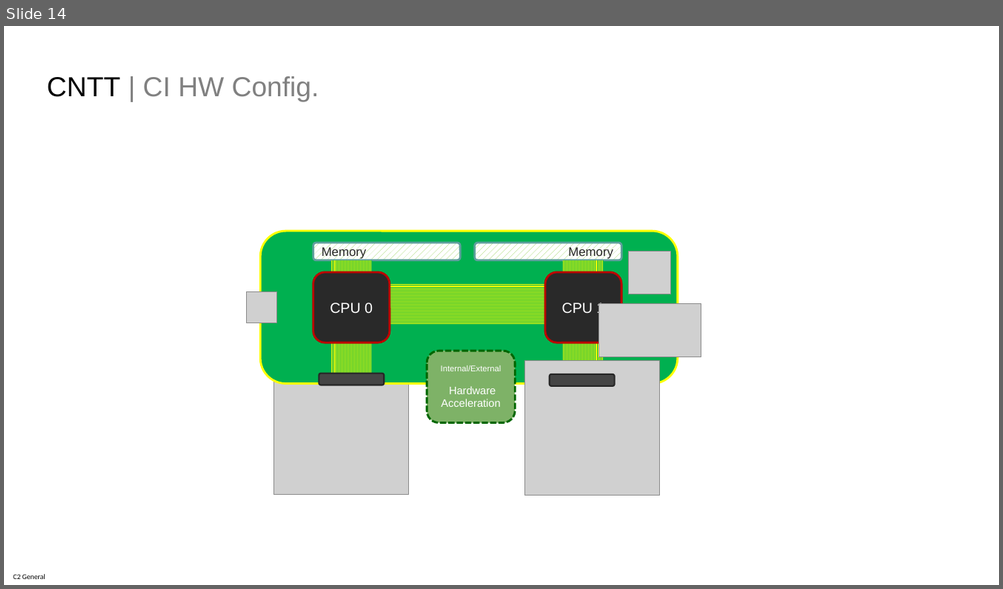
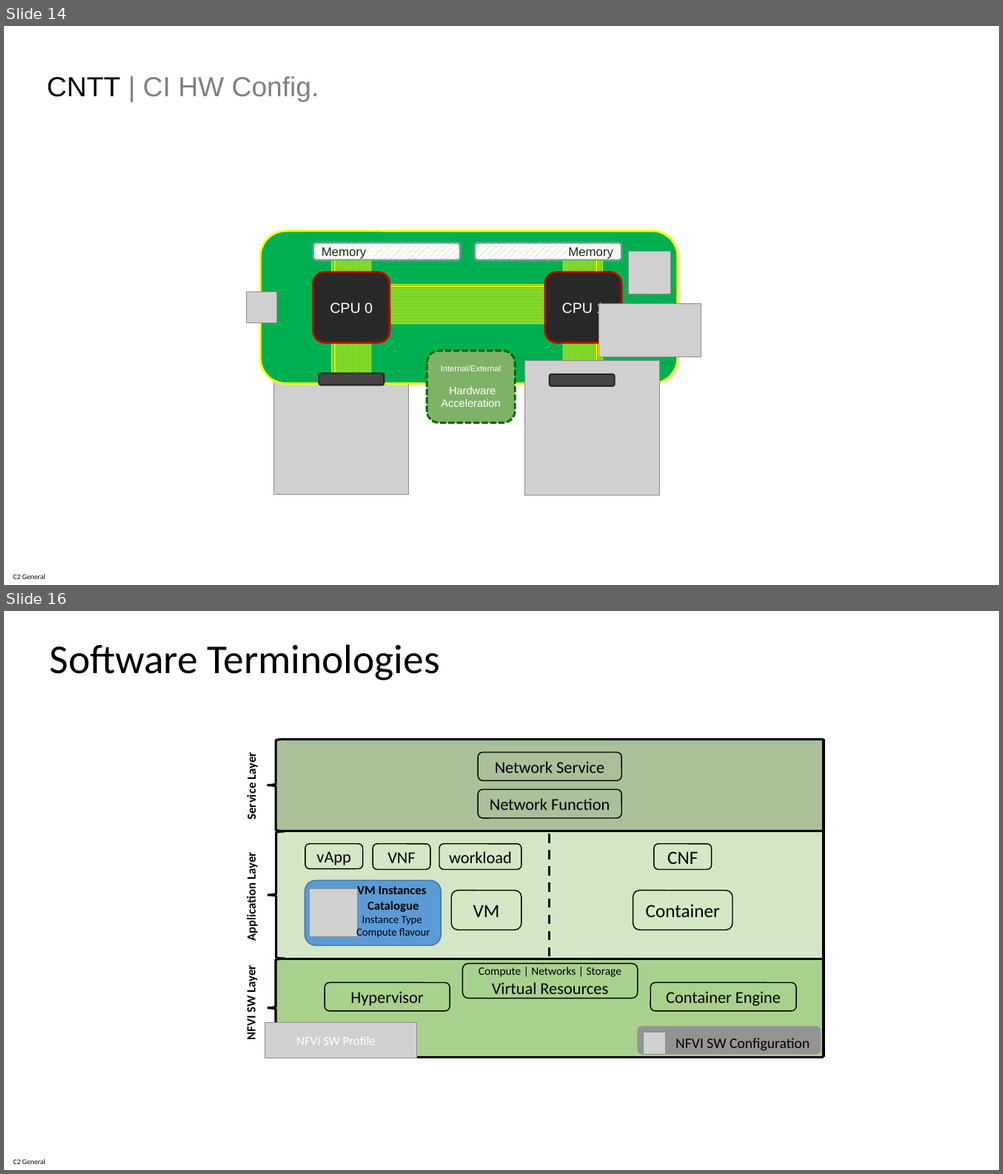
Before and after one commit to anuket-project/anuket-specifications, a slide deck: artifacts/CNTT_Artifact.pptx. Shown one above the other, each under a label of ours: slide 14 before the commit, slides 14 and 16 after it; the slides between them are not shown. The pictures are 1003x589 and 1003x1174 pixels, drawn with LibreOffice and Linux fonts; fonts in the diff are those of the drawing; grey boxes stand for pictures. Boxes give left, top, right and bottom in pixels: in the first picture for what was removed or moved away, otherwise in the second. Text is boxed around its words. In the diff, an @@ line names an element or a change of style, - is before the commit and + after.

```diff
--- a/artifacts/CNTT_Artifact.pptx
+++ b/artifacts/CNTT_Artifact.pptx
@@ slide 16 added at box(4, 611, 999, 1170), background #FFFFFF; not listed: 1 template element that a slide beside it also shows @@
@@ title added at box(50, 644, 440, 681), 39.6 pt, text #000000 @@
+Software Terminologies
@@ group added at box(244, 739, 824, 1059): 13 rounded rectangles, 6 lines, 6 texts, 3 rectangles, 3 right braces, 3 pictures @@
+vApp
+VNF
+CNF
+VM
+Hypervisor
+NFVI SW Layer
+Network Function
+Network Service
+Service Layer
+Application Layer
+Container
+workload
+Compute | Networks | Storage
+Virtual Resources
+Container Engine
+NFVI SW Configuration
+NFVI SW Profile
+VM Instances
+Catalogue
+Instance Type
+Compute flavour
```
Also in this commit, not shown: 2 other slides added.
